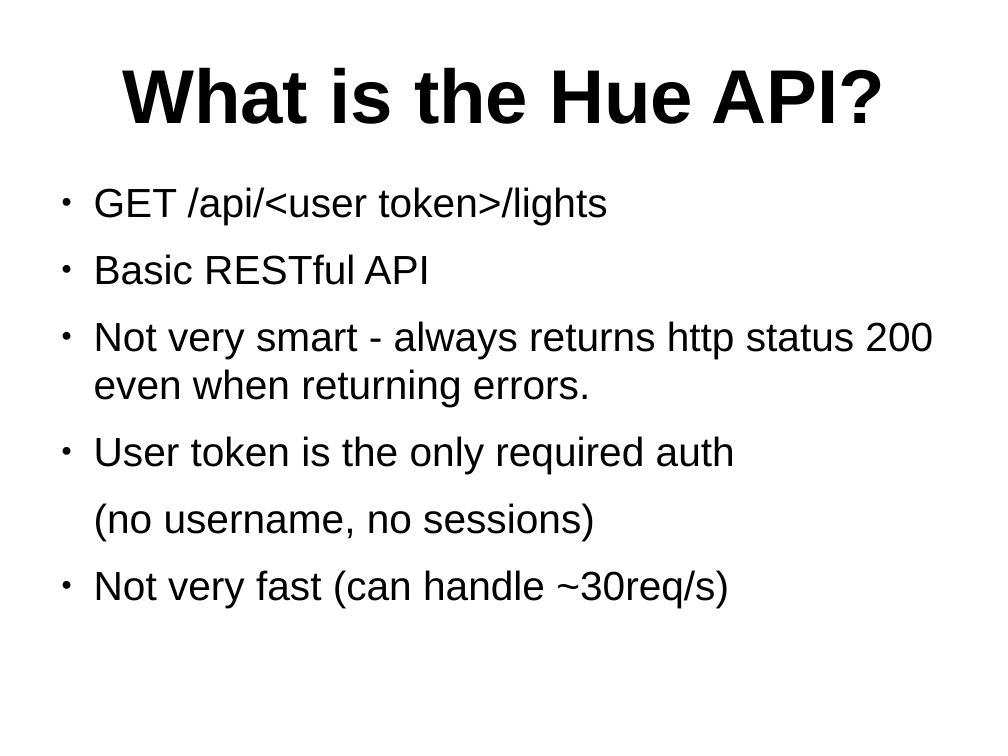
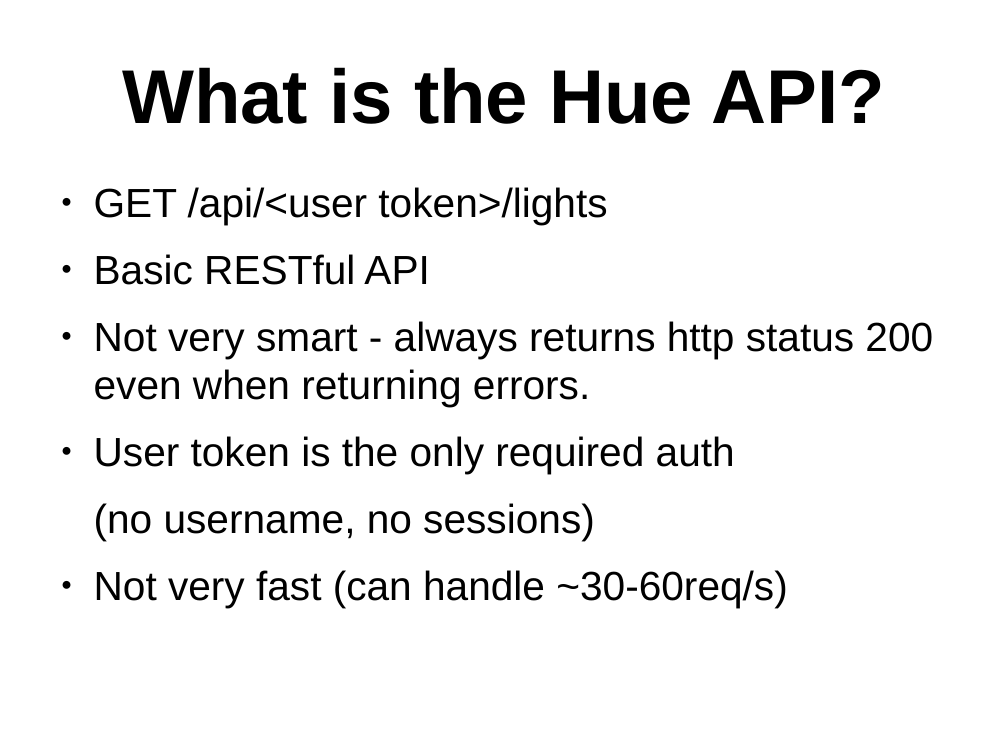
Before and after one commit to PaulMcMillan/2014_defcon_timing, a slide deck: slide 30 of preso/mcmillan_timing_attacks_2014_defcon.odp (slide 26 before the commit). Drawn at 1008x756 pixels with LibreOffice and Linux fonts; fonts in the diff are those of the drawing. Boxes give left, top, right and bottom in pixels: in the first picture for what was removed or moved away, otherwise in the second. Text is boxed around its words. In the diff, an @@ line names an element or a change of style, - is before the commit and + after.

Commit message:
update slides

```diff
--- a/preso/mcmillan_timing_attacks_2014_defcon.odp
+++ b/preso/mcmillan_timing_attacks_2014_defcon.odp
@@ text at (x1=94, y1=570, x2=787, y2=607): text changed @@
-● Not very fast (can handle ~30req/s)
+● Not very fast (can handle ~30-60req/s)
```
Also in this commit, not shown: 3 other slides changed, 5 slides added, 1 slide removed, 1 other file.
